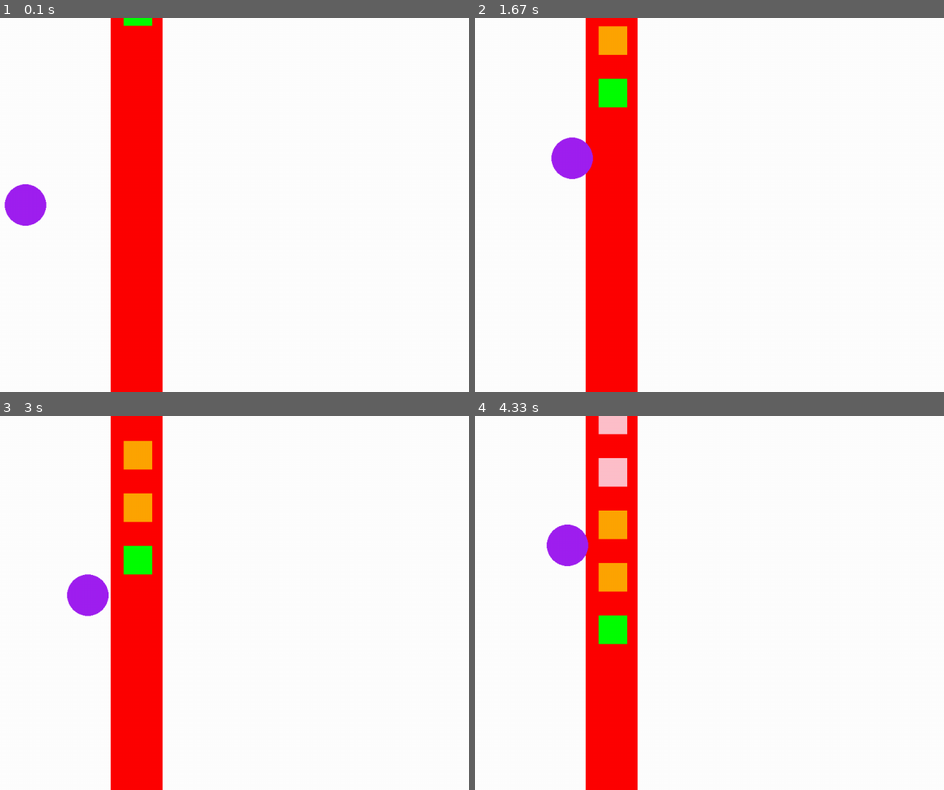
Above: before the commit, frames 1-4 (two rows, left to right).
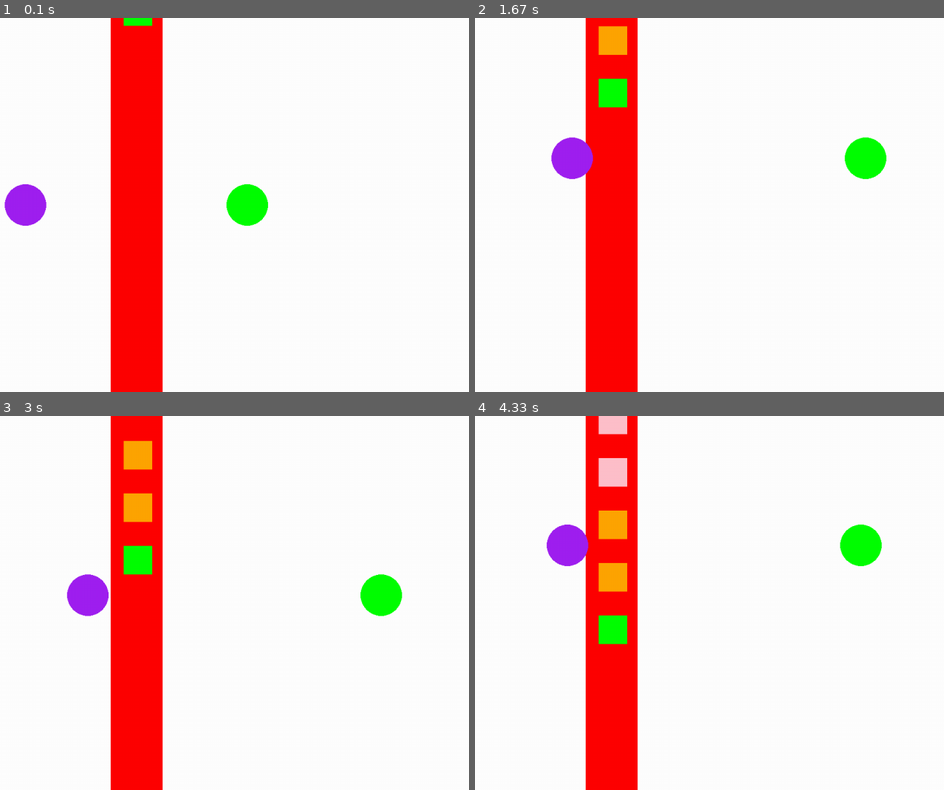
Above: after the commit, the same moments.

Repository: michlima/pygame-project
Game: pygame game, started from main.py
The game is run twice, just before and just after one commit, with the same random seed, the same clock (stepped at 60 frames per second) and the same inputs.
Inputs:
- Up to frame 1 (0.1 s): no input
- Up to frame 2 (1.67 s): hold / 0.33-0.8 s; hold Right 0.33-0.8 s; hold Right 0.83-1.3 s; hold D 0.83-1.3 s; hold Up 1.33-1.63 s; hold W 1.33-1.63 s
- Up to frame 3 (3 s): hold Right 1.67-2.13 s; hold D 1.67-2.13 s; hold Left 2.17-2.7 s; hold A 2.17-2.7 s; hold Down from 2.73 s (still down); hold S from 2.73 s (still down)
- Up to frame 4 (4.33 s): release Down at 3.03 s; release S at 3.03 s; hold Left 3.07-3.47 s; hold A 3.07-3.47 s; hold Up 3.5-3.87 s; hold W 3.5-3.87 s; hold Right from 3.9 s (still down); hold D from 3.9 s (still down)

The runs differ from the first frame. In frame 1, 0.8% of the frame differs, in the area x 48-58%, y 44-56%; in frame 2, 0.8%; in frame 3, 0.8%; in frame 4, 0.8%, in the area x 77-87%, y 28-41%.

Commit message:
Added second player

Diff:
--- a/main.py
+++ b/main.py
@@ -40,7 +40,8 @@
     # player position               x Axis                  y axis
     player_pos = pygame.Vector2(screen.get_width() / 3, screen.get_height() / 2)
     player_one_box = False
-
+    player2_pos = pygame.Vector2(screen.get_width() / 1.5, screen.get_height() / 2)
+    player_two_box = False
     # while game is running
     while running:
         screen.fill("white")
@@ -67,6 +68,16 @@
                         player_one_box = newBoxes["boxPicked"]
                         player_one_box["rect"].y = player_pos.y - 100
                         player_one_box["rect"].x = player_pos.x - 30
+            if event.type == pygame.QUIT:
+                running = False
+            if event.type == pygame.KEYDOWN:
+                if event.key == pygame.K_SLASH:
+                    newBoxes = pickBox( queuedBoxes, player2_pos)
+                    queuedBoxes = newBoxes["newQueue"]
+                    if newBoxes["boxPicked"] != False:
+                        player_two_box = newBoxes["boxPicked"]
+                        player_two_box["rect"].y = player2_pos.y -100
+                        player_two_box["rect"].x = player2_pos.x -30
 
         # draw and move boxes on conveyer
 
@@ -74,9 +85,13 @@
 
         # Draw player position
         pygame.draw.circle(screen, "purple", player_pos, 40)
+        pygame.draw.circle(screen, "green", player2_pos, 40)
+
 
         if(player_one_box):
             pygame.draw.rect(screen, player_one_box["color"], player_one_box["rect"])
+        if(player_two_box):
+            pygame.draw.rect(screen, player_two_box["color"], player_two_box["rect"])
 
 
         if(len(queuedBoxes) > 8):
@@ -100,6 +115,22 @@
             player_pos.x += 3
             if player_one_box != False:
                 player_one_box["rect"].x += 3
+        if keys[pygame.K_UP]:
+            player2_pos.y -= 3
+            if player_two_box != False:
+                player_two_box["rect"].y -= 3
+        if keys[pygame.K_DOWN]:
+            player2_pos.y += 3
+            if player_two_box != False:
+                player_two_box["rect"].y += 3
+        if keys[pygame.K_LEFT]:
+            player2_pos.x -= 3
+            if player_two_box != False:
+                player_two_box["rect"].x -= 3
+        if keys[pygame.K_RIGHT]:
+            player2_pos.x += 3
+            if player_two_box != False:
+                player_two_box["rect"].x += 3
 
         # pygame.draw.rect(screen,"green", player_one_box)
 
